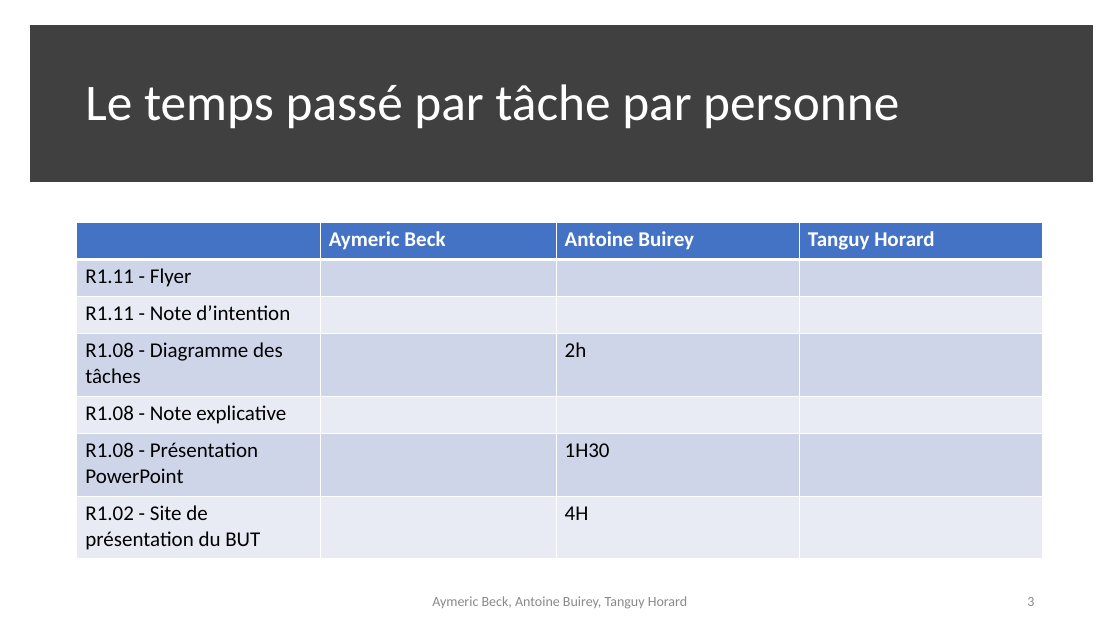
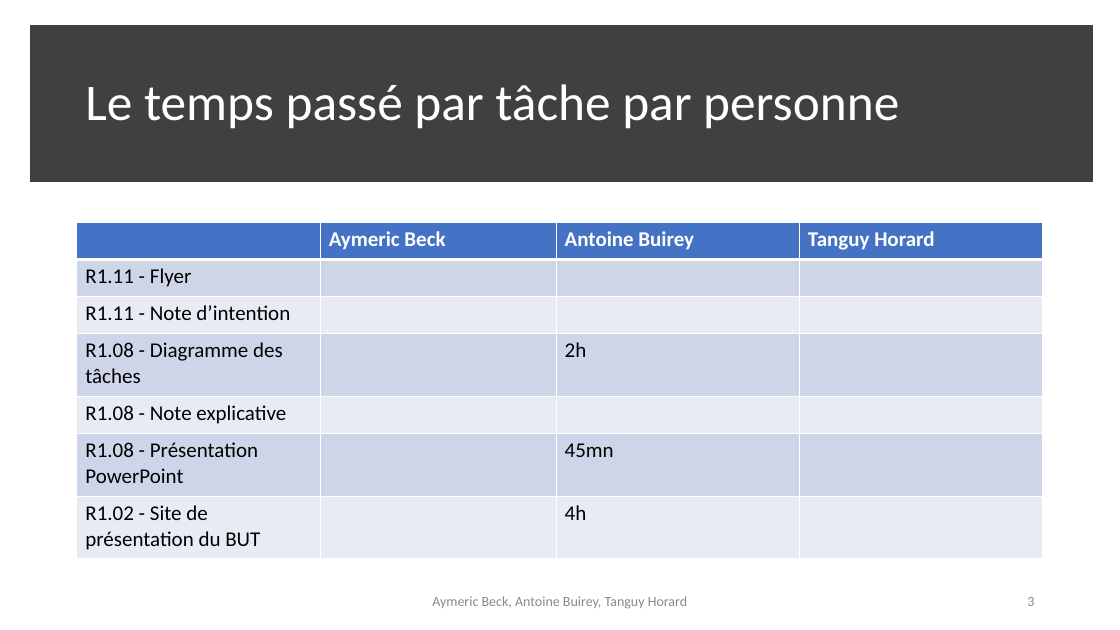
Before and after one commit to IUT-Arles-SAE/S1.05, a slide deck: slide 3 of Aymeric Beck Antoine Buirey Tanguy Horard.pptx. Drawn at 1120x630 pixels with LibreOffice and Linux fonts; fonts in the diff are those of the drawing. Boxes give left, top, right and bottom in pixels: in the first picture for what was removed or moved away, otherwise in the second. Text is boxed around its words. In the diff, an @@ line names an element or a change of style, - is before the commit and + after.

```diff
--- a/Aymeric Beck Antoine Buirey Tanguy Horard.pptx
+++ b/Aymeric Beck Antoine Buirey Tanguy Horard.pptx
@@ table at (77, 222, 1044, 559) @@
-row 6, column 3: 1H30
+row 6, column 3: 45mn
-row 7, column 3: 4H
+row 7, column 3: 4h
```
